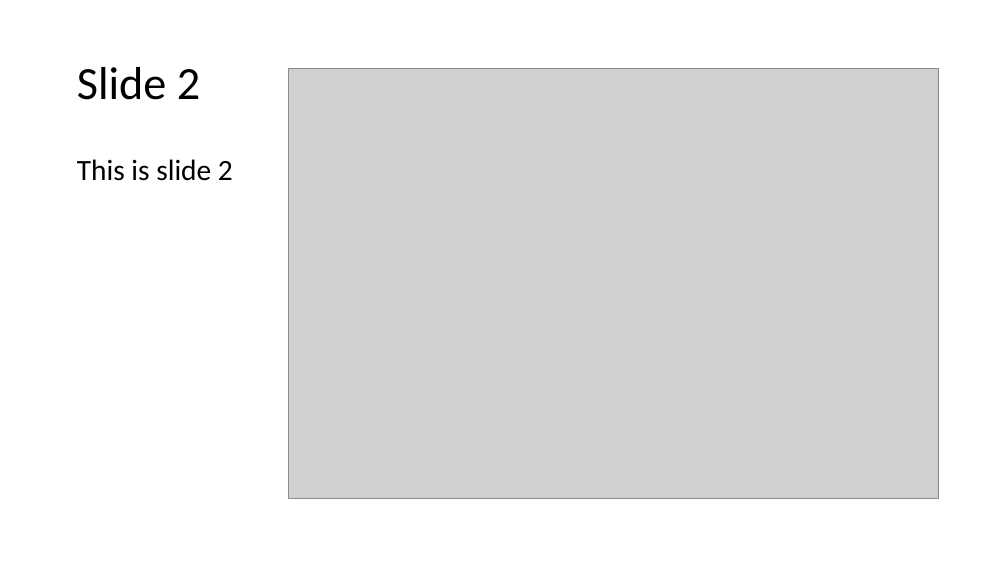
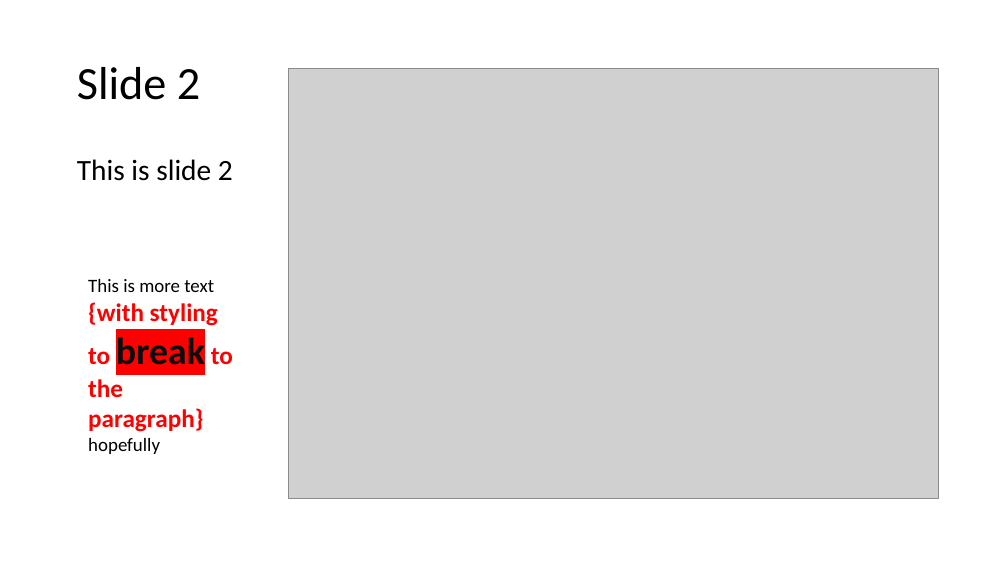
Before and after one commit to cfelstead/PowerPointEditor, a slide deck: slide 2 of PowerPointEditorLib.Tests/ppt-examples/test.pptx. Drawn at 1008x567 pixels with LibreOffice and Linux fonts; fonts in the diff are those of the drawing; grey boxes stand for pictures. Boxes give left, top, right and bottom in pixels: in the first picture for what was removed or moved away, otherwise in the second. Text is boxed around its words. In the diff, an @@ line names an element or a change of style, - is before the commit and + after.

Commit message:
Added the ability to merge serval paragraphs (due to styling changes) into one paragraph with the first entries styling.
Added console app for debugging.

```diff
--- a/PowerPointEditorLib.Tests/ppt-examples/test.pptx
+++ b/PowerPointEditorLib.Tests/ppt-examples/test.pptx
@@ text added at [88,279,233,454], 24 pt, text #FF0000, bold @@
+This is more text {with styling to break to the paragraph} hopefully
```
Also in this commit, not shown: 5 other files.
